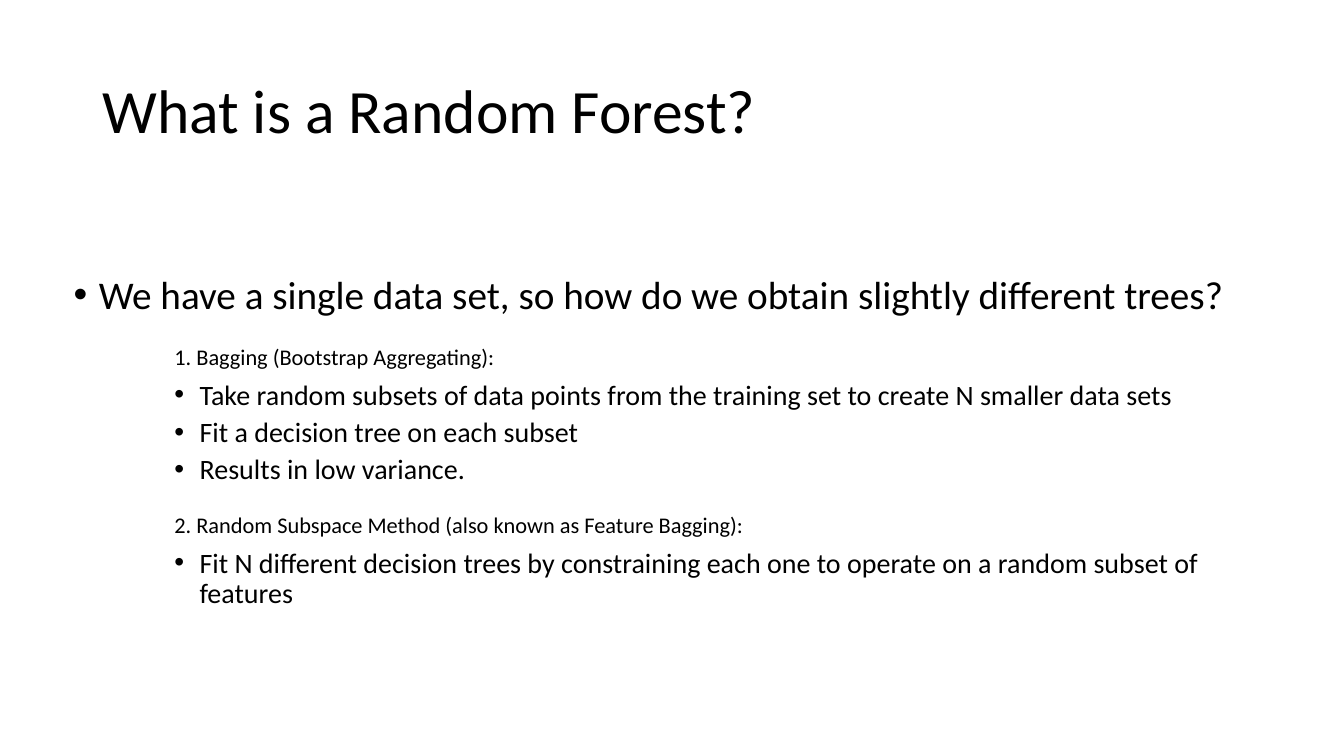
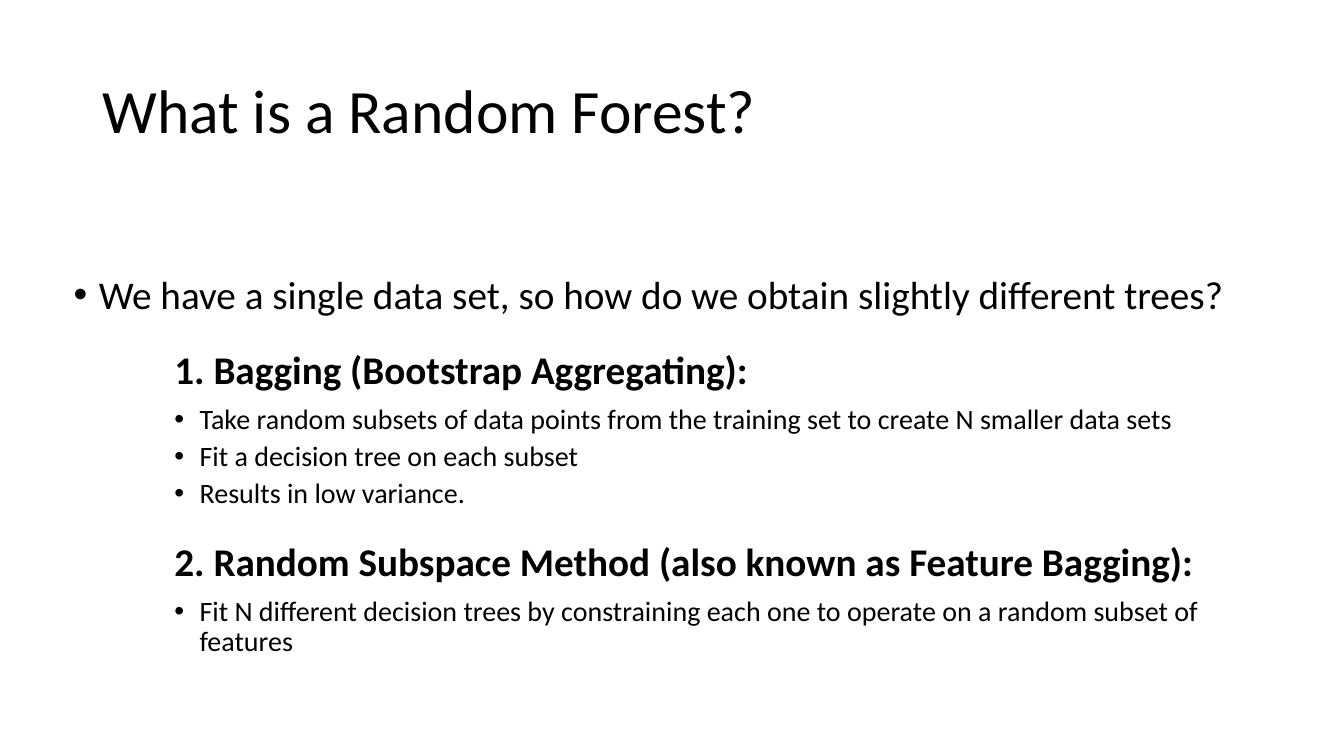
Before and after one commit to SannioAnalytics/Online-Materials, a slide deck: slide 9 of 18. Random Forests.pptx. Drawn at 1344x756 pixels with LibreOffice and Linux fonts; fonts in the diff are those of the drawing. Boxes give left, top, right and bottom in pixels: in the first picture for what was removed or moved away, otherwise in the second. Text is boxed around its words. In the diff, an @@ line names an element or a change of style, - is before the commit and + after.

```diff
--- a/18. Random Forests.pptx
+++ b/18. Random Forests.pptx
@@ text at bbox=[174, 355, 1193, 583]: size 16 to 28 pt, bold on in "1. Bagging (Bootstrap Aggregating):", "2. Random Subspace Method (also known as ..." @@
```
Also in this commit, not shown: 21 other slides changed, 1 other file.
